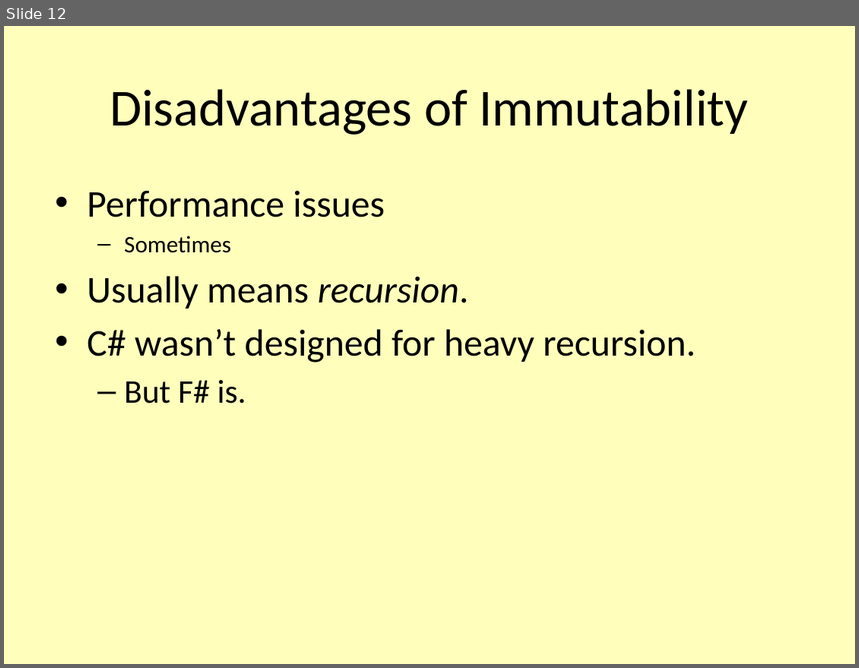
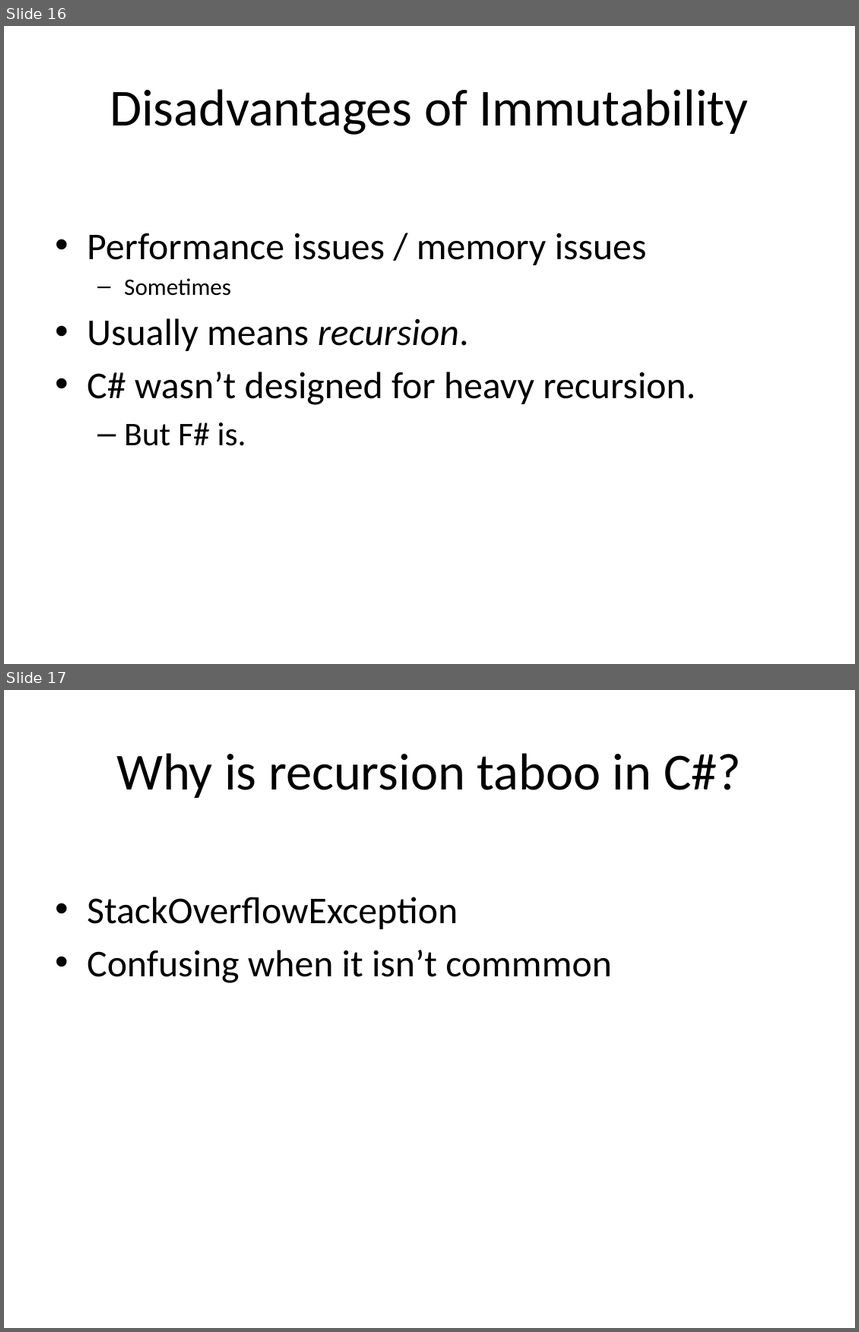
Before and after one commit to vcsjones/Presentations, a slide deck: RCC.2010.2/F.pptx. Shown one above the other, each under a label of ours: slide 12 before the commit, slides 16 and 17 after it. The pictures are 859x668 and 859x1332 pixels, drawn with LibreOffice and Linux fonts; fonts in the diff are those of the drawing; background and template pictures are left out. Boxes give left, top, right and bottom in pixels: in the first picture for what was removed or moved away, otherwise in the second. Text is boxed around its words. In the diff, an @@ line names an element or a change of style, - is before the commit and + after.

```diff
--- a/RCC.2010.2/F.pptx
+++ b/RCC.2010.2/F.pptx
@@ slide 17 added at [4,690,855,1328], background #FFFFFF @@
@@ title added at [116,753,741,798], 44 pt, text #000000 @@
+Why is recursion taboo in C#?
@@ text added at [87,897,612,983], 32 pt, text #000000 @@
+• StackOverflowException
+• Confusing when it isn’t commmon
@@ what was slide 12 is now slide 16 @@
@@ slide 16 changed as well @@
@@ background #FFFFBB to #FFFFFF @@
@@ text "Performance issues / memory issues": place and size @@
-text "Performance issues / memory issues" at [87,190,696,404]
+text "Performance issues / memory issues" at [87,233,696,446]
@@ text at [87,233,647,265]: text changed @@
-• Performance issues
+• Performance issues / memory issues
```
Also in this commit, not shown: 11 other slides changed, 4 other slides added, 11 other files.
